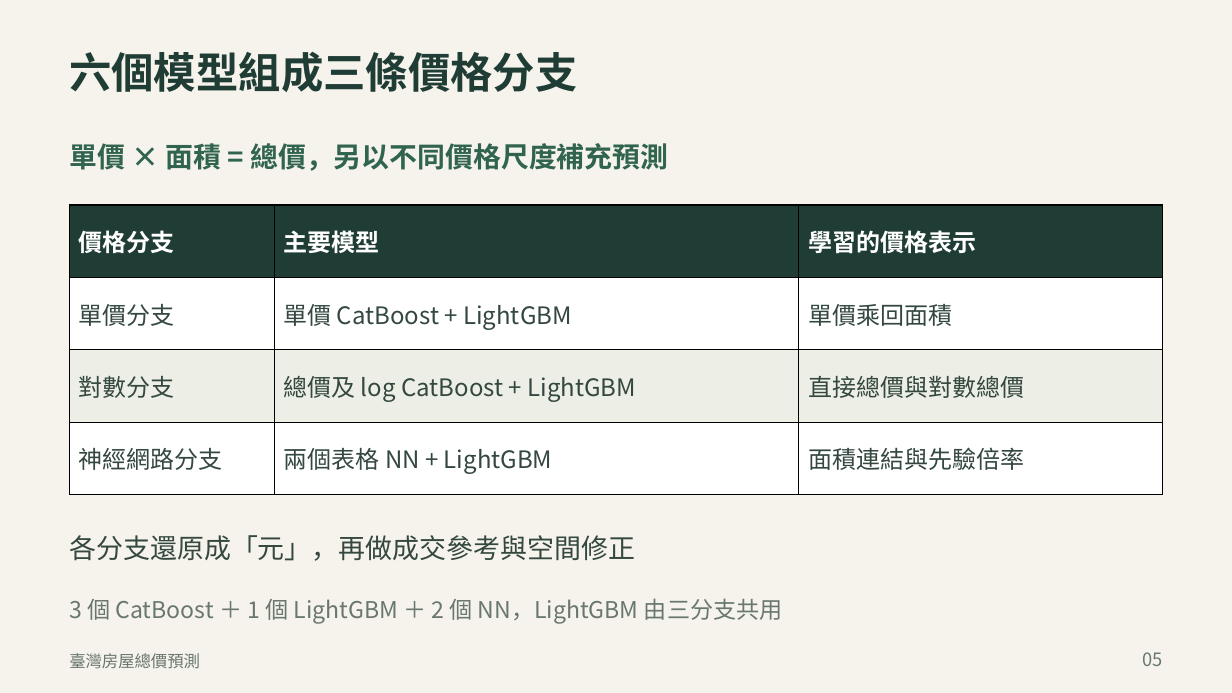
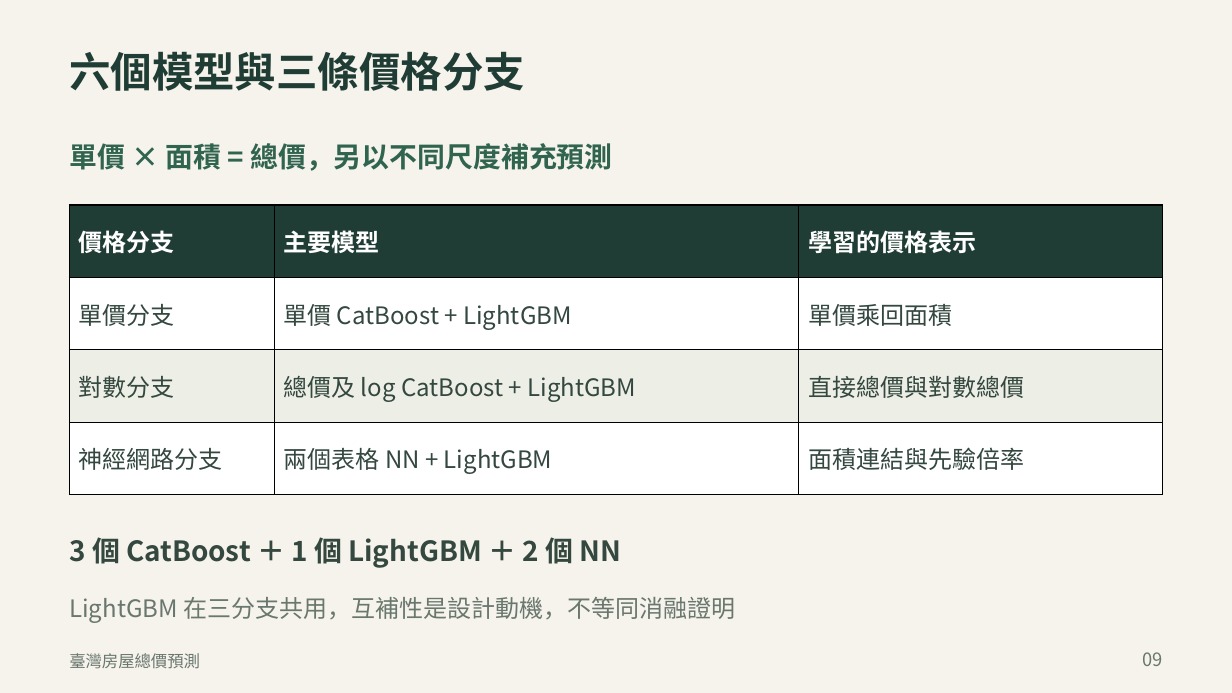
Before and after one commit to ziyi930108/nycu-house-price-regression, a slide deck: slide 9 of presentation/臺灣房價預測_正式報告_v22.pptx (slide 5 before the commit). Drawn at 1232x693 pixels with LibreOffice and Linux fonts; fonts in the diff are those of the drawing. Boxes give left, top, right and bottom in pixels: in the first picture for what was removed or moved away, otherwise in the second. Text is boxed around its words. In the diff, an @@ line names an element or a change of style, - is before the commit and + after.

```diff
--- a/presentation/臺灣房價預測_正式報告_v22.pptx
+++ b/presentation/臺灣房價預測_正式報告_v22.pptx
@@ text at [69, 51, 525, 91]: text changed; size 33 to 32.2 pt @@
-六個模型組成三條價格分支
+六個模型與三條價格分支
@@ text at [69, 143, 612, 171]: text changed @@
-單價 × 面積 = 總價，另以不同價格尺度補充預測
+單價 × 面積 = 總價，另以不同尺度補充預測
@@ text at [69, 537, 621, 568]: text changed; size 21 to 21.8 pt; bold on @@
-各分支還原成「元」，再做成交參考與空間修正
+3 個 CatBoost ＋ 1 個 LightGBM ＋ 2 個 NN
@@ text at [69, 597, 735, 623]: text changed; size 18 to 18.8 pt @@
-3 個 CatBoost ＋ 1 個 LightGBM ＋ 2 個 NN，LightGBM 由三分支共用
+LightGBM 在三分支共用，互補性是設計動機，不等同消融證明
@@ text at [1142, 652, 1162, 666]: text changed @@
-05
+09
```
Also in this commit, not shown: 9 other slides changed, 12 slides added, 5 slides removed, 18 other files.
